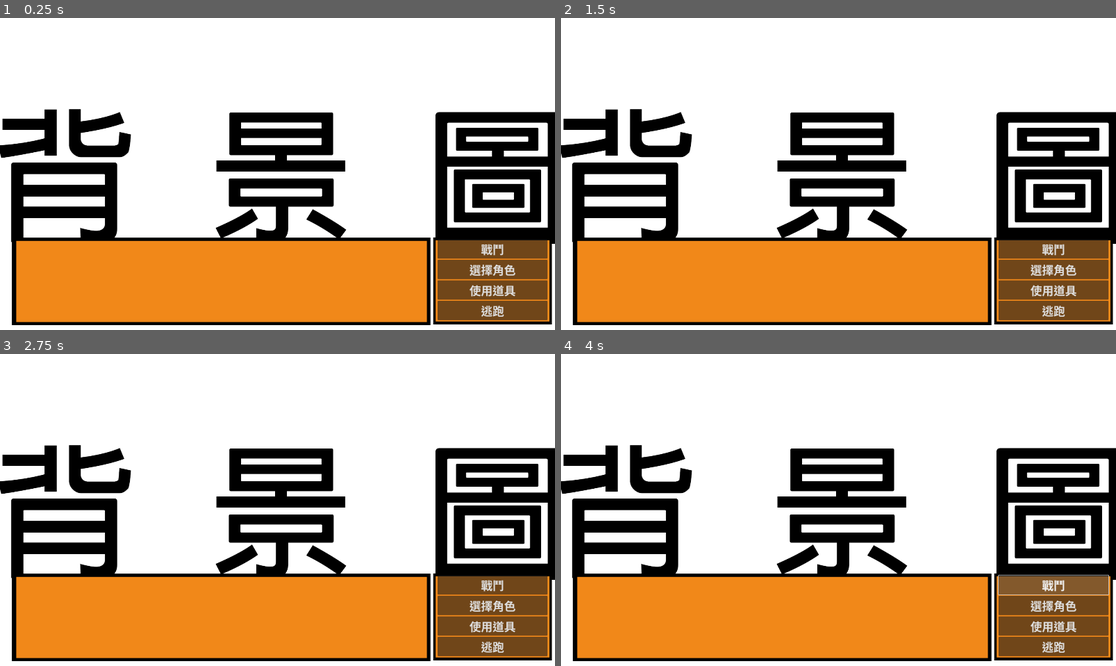
Above: before the commit, frames 1-4 (two rows, left to right).
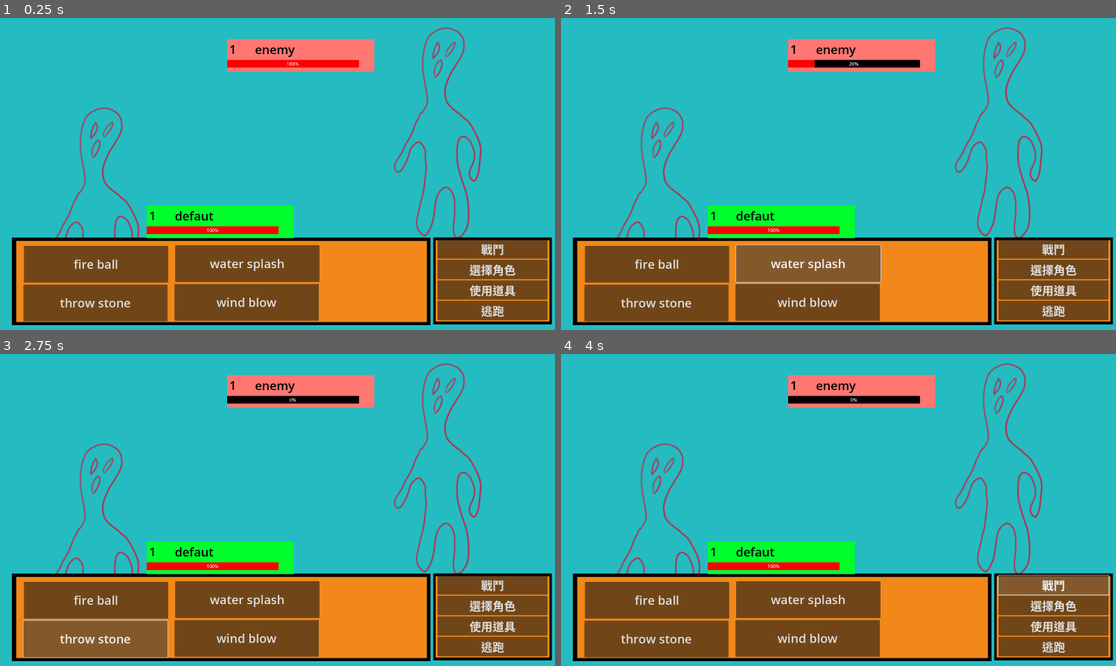
Above: after the commit, the same moments.

Repository: wilsao-cyber/NYCU-Godot-RPG-Tutor
Game: Godot game, scene res://BattleWidgets/battle_scene.tscn
The game is run twice, just before and just after one commit, with the same random seed, the same clock (stepped at 60 frames per second) and the same inputs. The project has no main scene, so this scene is started directly.
Inputs (mouse positions are in pixels of both pictures, inside the frame that each line leads up to):
- Up to frame 1 (0.25 s): no input
- Up to frame 2 (1.5 s): click (655, 264) at 0.5 s, where only the run after the commit has a clickable "fire ball"; click (810, 264) at 1.25 s, where only the run after the commit has a clickable "water splash"
- Up to frame 3 (2.75 s): click (94, 637) at 2 s, where only the run after the commit has a clickable "throw stone"
- Up to frame 4 (4 s): click (805, 637) at 2.75 s, where only the run after the commit has a clickable "wind blow"; click "戰鬥" at 3.5 s

The runs differ from the first frame. In frame 1, 85% of the frame differs, in the area x 0-100%, y 0-100%; in frame 2, 85%; in frame 3, 85%; in frame 4, 85%.

Commit message:
lesson2

Diff:
--- /dev/null
+++ b/BattleWidgets/MonStat.gd
@@ -0,0 +1,10 @@
+extends ColorRect
+
+@onready var bar = $ProgressBar
+@onready var Lv = $LVLabel
+@onready var Name = $NameLabel
+
+# Called when the node enters the scene tree for the first time.
+func _ready():
+	bar.value = 100
+	pass
--- /dev/null
+++ b/BattleWidgets/MonStat.tscn
@@ -0,0 +1,42 @@
+[gd_scene load_steps=4 format=3 uid="uid://d2fsgtxynqapw"]
+
+[ext_resource type="Script" path="res://BattleWidgets/MonStat.gd" id="1_cmn1y"]
+
+[sub_resource type="StyleBoxFlat" id="StyleBoxFlat_5vc1q"]
+bg_color = Color(0, 0, 0, 1)
+
+[sub_resource type="StyleBoxFlat" id="StyleBoxFlat_hogoe"]
+bg_color = Color(1, 0, 0, 1)
+
+[node name="ColorRect" type="ColorRect"]
+offset_right = 509.0
+offset_bottom = 113.0
+script = ExtResource("1_cmn1y")
+
+[node name="ProgressBar" type="ProgressBar" parent="."]
+layout_mode = 0
+offset_top = 72.0
+offset_right = 456.0
+offset_bottom = 99.0
+theme_override_styles/background = SubResource("StyleBoxFlat_5vc1q")
+theme_override_styles/fill = SubResource("StyleBoxFlat_hogoe")
+
+[node name="LVLabel" type="Label" parent="."]
+layout_mode = 0
+offset_left = 8.0
+offset_top = 6.0
+offset_right = 73.0
+offset_bottom = 67.0
+theme_override_colors/font_color = Color(0, 0, 0, 1)
+theme_override_font_sizes/font_size = 42
+text = "LV0"
+
+[node name="NameLabel" type="Label" parent="."]
+layout_mode = 0
+offset_left = 97.0
+offset_top = 7.0
+offset_right = 352.0
+offset_bottom = 69.0
+theme_override_colors/font_color = Color(0, 0, 0, 1)
+theme_override_font_sizes/font_size = 42
+text = "怪物1"
--- a/BattleWidgets/battle_scene.gd
+++ b/BattleWidgets/battle_scene.gd
@@ -3,6 +3,11 @@
 @export var CurBattle := BattleLogic
 @export var CurSys := SystemLogic
 @export var CurChara = {}
+@export var CurEnemy = {}
+@onready var skillButtons = [$CanvasLayer/SkillButton1,$CanvasLayer/SkillButton2,$CanvasLayer/SkillButton3,$CanvasLayer/SkillButton4]
+@onready var MyStatsBar = $CanvasLayer/ColorRect
+@onready var EnStatsBar = $CanvasLayer/ColorRect2
+var curSkills = []
 var party =[]
 enum BattleLogic{
 	PlayerTurn,
@@ -28,7 +33,11 @@
 	if partyLen<5:
 		for i in range (partyLen-1, 5):
 			partyAlive[i].disabled = true
-
+	CurChara = party[0]
+	CurEnemy = General.Enemy[0]
+	_SetCharaStatus(MyStatsBar,CurChara)
+	_SetCharaStatus(EnStatsBar,CurEnemy)
+	_Skills()
 	pass # Replace with function body.
 
 func BattleStatus():
@@ -114,3 +123,46 @@
 
 func _on_chara_button_5_pressed():
 	pass # Replace with function body.
+
+func _SetCharaStatus(chara,Cur):
+	chara.bar.value = float(Cur["currentHP"])/float(Cur["maxHP"])*100
+	chara.Name.text = Cur["Name"]
+	chara.Lv.text = str(Cur["LV"])
+	pass
+func _Skills():
+	curSkills.clear()
+	curSkills.append(CharasDic.charaSk[CurChara["skills"][0]])
+	curSkills.append(CharasDic.charaSk[CurChara["skills"][1]])
+	curSkills.append(CharasDic.charaSk[CurChara["skills"][2]])
+	curSkills.append(CharasDic.charaSk[CurChara["skills"][3]])
+	$CanvasLayer/SkillButton1.text = curSkills[0]["name"]
+	$CanvasLayer/SkillButton2.text = curSkills[1]["name"]
+	$CanvasLayer/SkillButton3.text = curSkills[2]["name"]
+	$CanvasLayer/SkillButton4.text = curSkills[3]["name"]
+	pass
+
+func _phyAtk(id):
+	CurEnemy["currentHP"] = CurEnemy["currentHP"] - curSkills[id]["pow"]
+	if CurEnemy["currentHP"] <1:
+		CurEnemy["currentHP"] = 0
+		CurEnemy["isAlive"] = false
+	_SetCharaStatus(EnStatsBar,CurEnemy)
+	pass # Replace with function body.
+
+func _on_skill_button_1_pressed():
+	_phyAtk(curSkills[0]["id"])
+
+
+func _on_skill_button_2_pressed():
+	_phyAtk(curSkills[1]["id"])
+	pass # Replace with function body.
+
+
+func _on_skill_button_3_pressed():
+	_phyAtk(curSkills[2]["id"])
+	pass # Replace with function body.
+
+
+func _on_skill_button_4_pressed():
+	_phyAtk(curSkills[3]["id"])
+	pass # Replace with function body.
--- a/BattleWidgets/battle_scene.tscn
+++ b/BattleWidgets/battle_scene.tscn
@@ -1,9 +1,10 @@
-[gd_scene load_steps=5 format=3 uid="uid://xrhontnp43pa"]
-
-[ext_resource type="Texture2D" uid="uid://bl5mg1e5ut6sy" path="res://Images/BackGroundPic.png" id="1_wdrvp"]
+[gd_scene load_steps=6 format=3 uid="uid://xrhontnp43pa"]
+
 [ext_resource type="Script" path="res://BattleWidgets/battle_scene.gd" id="1_wxp1m"]
+[ext_resource type="PackedScene" uid="uid://xbr04gqb785e" path="res://CharaFod/chara_base.tscn" id="3_k3ite"]
 [ext_resource type="Texture2D" uid="uid://be6uecgfull33" path="res://Images/rectbox.png" id="3_vqyo7"]
 [ext_resource type="Texture2D" uid="uid://b3xb3xobjvb7c" path="res://Images/normal.png" id="4_x4no1"]
+[ext_resource type="PackedScene" uid="uid://d2fsgtxynqapw" path="res://BattleWidgets/MonStat.tscn" id="5_be7ld"]
 
 [node name="BattleScene" type="Control"]
 layout_mode = 3
@@ -15,7 +16,15 @@
 [node name="BackGroundPic" type="TextureRect" parent="CanvasLayer"]
 offset_right = 1920.0
 offset_bottom = 1080.0
-texture = ExtResource("1_wdrvp")
+texture = ExtResource("4_x4no1")
+
+[node name="CharaBase" parent="CanvasLayer" instance=ExtResource("3_k3ite")]
+position = Vector2(372, 670)
+scale = Vector2(2, 2)
+
+[node name="CharaBase2" parent="CanvasLayer" instance=ExtResource("3_k3ite")]
+position = Vector2(1556, 393)
+scale = Vector2(2, 2)
 
 [node name="NinePatchRect" type="NinePatchRect" parent="CanvasLayer"]
 anchors_preset = 7
@@ -158,6 +167,68 @@
 icon = ExtResource("4_x4no1")
 expand_icon = true
 
+[node name="SkillButton1" type="Button" parent="CanvasLayer"]
+anchors_preset = 2
+anchor_top = 1.0
+anchor_bottom = 1.0
+offset_left = 83.0
+offset_top = -291.0
+offset_right = 582.0
+offset_bottom = -164.0
+grow_vertical = 0
+theme_override_font_sizes/font_size = 42
+text = "招式1"
+
+[node name="SkillButton2" type="Button" parent="CanvasLayer"]
+anchors_preset = 2
+anchor_top = 1.0
+anchor_bottom = 1.0
+offset_left = 606.0
+offset_top = -293.0
+offset_right = 1105.0
+offset_bottom = -166.0
+grow_vertical = 0
+theme_override_font_sizes/font_size = 42
+text = "招式2"
+
+[node name="SkillButton3" type="Button" parent="CanvasLayer"]
+anchors_preset = 2
+anchor_top = 1.0
+anchor_bottom = 1.0
+offset_left = 81.0
+offset_top = -157.0
+offset_right = 580.0
+offset_bottom = -30.0
+grow_vertical = 0
+theme_override_font_sizes/font_size = 42
+text = "招式3"
+
+[node name="SkillButton4" type="Button" parent="CanvasLayer"]
+anchors_preset = 2
+anchor_top = 1.0
+anchor_bottom = 1.0
+offset_left = 604.0
+offset_top = -159.0
+offset_right = 1103.0
+offset_bottom = -32.0
+grow_vertical = 0
+theme_override_font_sizes/font_size = 42
+text = "招式4"
+
+[node name="ColorRect" parent="CanvasLayer" instance=ExtResource("5_be7ld")]
+offset_left = 508.0
+offset_top = 649.0
+offset_right = 1017.0
+offset_bottom = 762.0
+color = Color(0, 1, 0.172549, 1)
+
+[node name="ColorRect2" parent="CanvasLayer" instance=ExtResource("5_be7ld")]
+offset_left = 785.0
+offset_top = 73.0
+offset_right = 1294.0
+offset_bottom = 186.0
+color = Color(1, 0.466667, 0.447059, 1)
+
 [connection signal="pressed" from="CanvasLayer/VBoxContainer/BattleButton" to="." method="_on_battle_button_pressed"]
 [connection signal="pressed" from="CanvasLayer/VBoxContainer/ChooseButton" to="." method="_on_choose_button_pressed"]
 [connection signal="pressed" from="CanvasLayer/VBoxContainer/ItemButton" to="." method="_on_item_button_pressed"]
@@ -167,3 +238,7 @@
 [connection signal="pressed" from="CanvasLayer/CharaBox/VBoxContainer/CharaButton3" to="." method="_on_chara_button_3_pressed"]
 [connection signal="pressed" from="CanvasLayer/CharaBox/VBoxContainer/CharaButton4" to="." method="_on_chara_button_4_pressed"]
 [connection signal="pressed" from="CanvasLayer/CharaBox/VBoxContainer/CharaButton5" to="." method="_on_chara_button_5_pressed"]
+[connection signal="pressed" from="CanvasLayer/SkillButton1" to="." method="_on_skill_button_1_pressed"]
+[connection signal="pressed" from="CanvasLayer/SkillButton2" to="." method="_on_skill_button_2_pressed"]
+[connection signal="pressed" from="CanvasLayer/SkillButton3" to="." method="_on_skill_button_3_pressed"]
+[connection signal="pressed" from="CanvasLayer/SkillButton4" to="." method="_on_skill_button_4_pressed"]
--- a/CharaFod/chara_base.tscn
+++ b/CharaFod/chara_base.tscn
@@ -8,6 +8,12 @@
 
 [node name="CharaBase" type="Area2D"]
 script = ExtResource("1_26b6p")
+MaxHp = 100
+Atk = 10
+def = 10
+speed = 10
+currentXP = 10
+Skills = [0, 1, 2, 3]
 
 [node name="CollisionShape2D" type="CollisionShape2D" parent="."]
 position = Vector2(-19.5, 3.5)
--- a/GeneralScripts/CharasDic.gd
+++ b/GeneralScripts/CharasDic.gd
@@ -1 +1,7 @@
 extends Node
+
+var charaSk = [{"id": 0,"name": "fire ball","type": "atk", "Atri": "fire", "pow": 50},
+				{"id": 1,"name": "water splash","type": "atk", "Atri": "water", "pow": 30},
+				{"id": 2,"name": "throw stone","type": "atk", "Atri": "earth", "pow": 60},
+				{"id": 3,"name": "wind blow","type": "atk", "Atri": "fire", "pow": 40}
+				]
--- a/GeneralScripts/General.gd
+++ b/GeneralScripts/General.gd
@@ -2,14 +2,17 @@
 
 var AliveCount = 0
 var Party = []
-var Chara = {"ID":0, "Name":"defaut", "LV" : 1, "currentXP": 0, "speed": 0, "skills":[],"isAlive":false}
+var Chara = {"ID":0, "Name":"defaut", "LV" : 1, "currentXP": 0,"currentHP": 100,"maxHP": 100 , "speed": 0, "skills":[0,1,2,3],"isAlive":false}
+var Enemy = []
+var EnChara = {"ID":1, "Name":"enemy", "LV" : 1, "currentXP": 0,"currentHP": 100,"maxHP": 100 ,  "speed": 0, "skills":[0,1,2,3],"isAlive":true}
 # Called when the node enters the scene tree for the first time.
 func _ready():
 	Party.append(Chara)
-	Chara = {"ID":1, "Name":"mons1", "LV" : 1, "currentXP": 0, "speed": 0, "skills":[],"isAlive":true}
+	Chara = {"ID":1, "Name":"mons1", "LV" : 1, "currentXP": 0,"currentHP": 100,"maxHP": 100 ,  "speed": 0, "skills":[0,1,2,3],"isAlive":true}
 	Party.append(Chara)
-	Chara = {"ID":1, "Name":"mons2", "LV" : 1, "currentXP": 0, "speed": 0, "skills":[],"isAlive":true}
+	Chara = {"ID":1, "Name":"mons2", "LV" : 1, "currentXP": 0,"currentHP": 100,"maxHP": 100 ,  "speed": 0, "skills":[0,1,2,3],"isAlive":true}
 	Party.append(Chara)
+	Enemy.append(EnChara)
 	for i in Party:
 		if i["isAlive"]:
 			AliveCount+=1
--- a/project.godot
+++ b/project.godot
@@ -17,6 +17,7 @@
 [autoload]
 
 General="*res://GeneralScripts/General.gd"
+CharasDic="*res://GeneralScripts/CharasDic.gd"
 
 [display]
 
